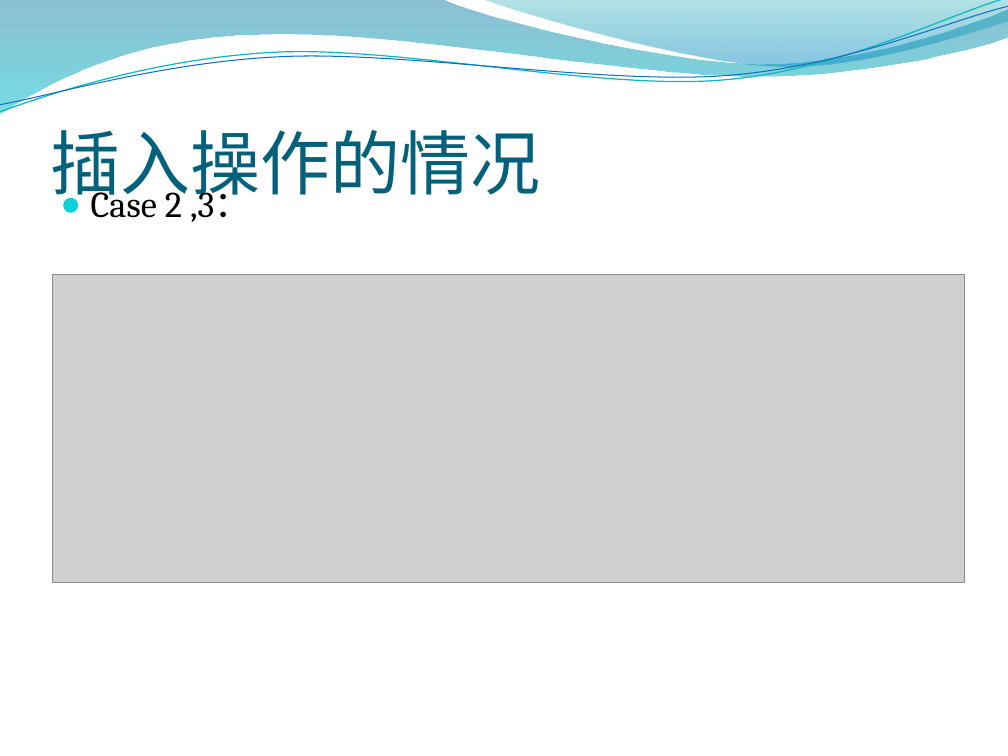
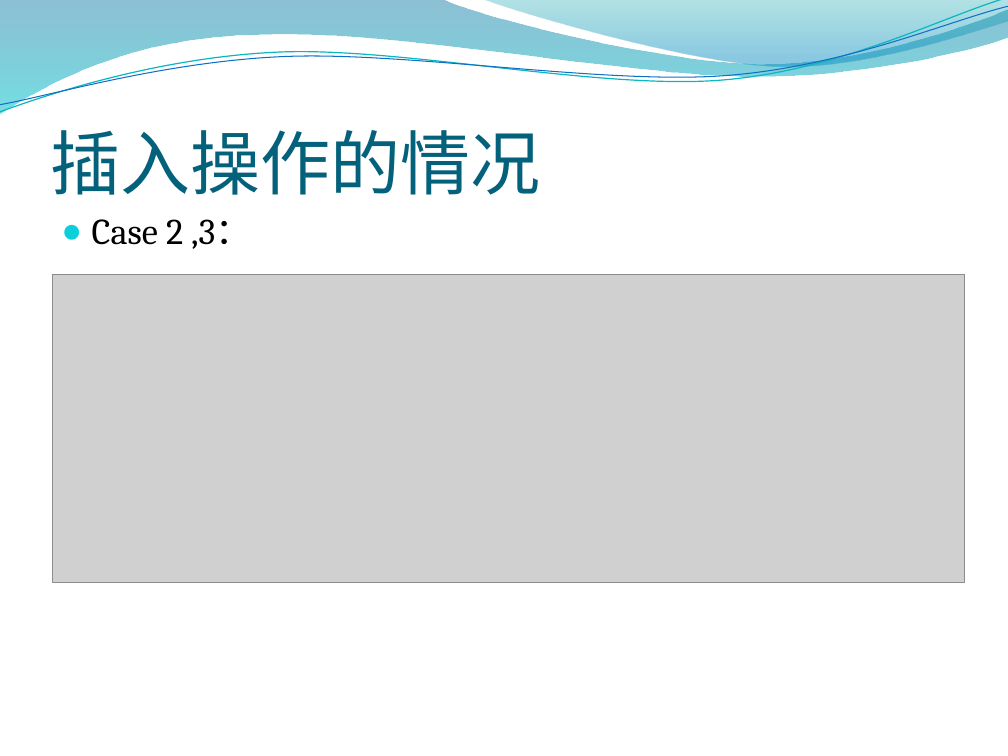
Before and after one commit to justery/JoyCpp, a slide deck: slide 19 of JoyCpp/rb_tree/rb_tree.pptx. Drawn at 1008x756 pixels with LibreOffice and Linux fonts; fonts in the diff are those of the drawing; grey boxes stand for pictures; background and template pictures are left out. Boxes give left, top, right and bottom in pixels: in the first picture for what was removed or moved away, otherwise in the second. Text is boxed around its words. In the diff, an @@ line names an element or a change of style, - is before the commit and + after.

```diff
--- a/JoyCpp/rb_tree/rb_tree.pptx
+++ b/JoyCpp/rb_tree/rb_tree.pptx
@@ text "Case 2 ,3：" rewrapped from (91,184,251,222) to (92,219,252,249) @@
```
Also in this commit, not shown: 1 other slide changed.
